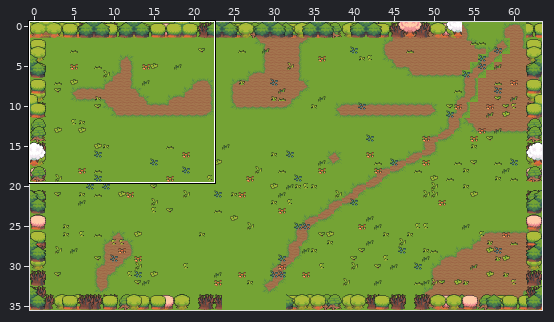
A Tiled map gets an edit: game/assets/resources/data/levels/chapter-2/room-14.tmx. Above: a wide view before the commit, with the close-up outlined.
Close-up. Old version:
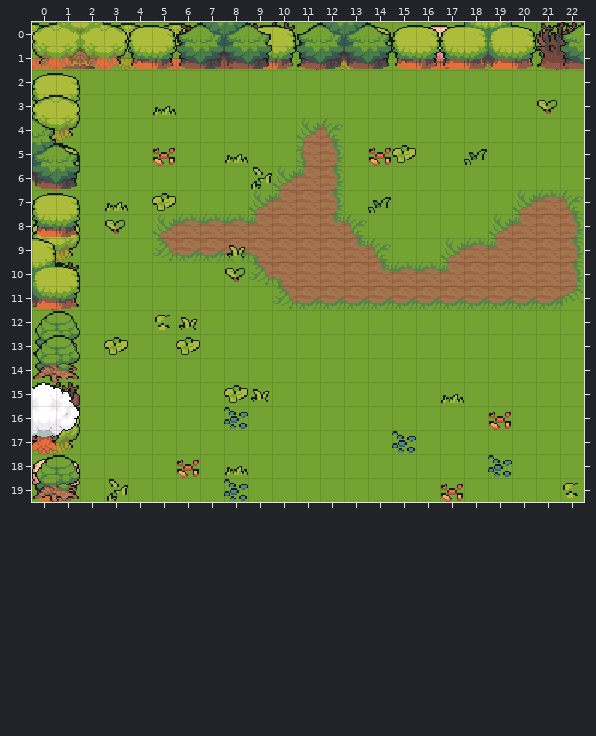
Cells are 16x16 px. Shown: x 0..22, y 0..19. The commit also changed other parts of the map, which this record leaves out.
Once edited:
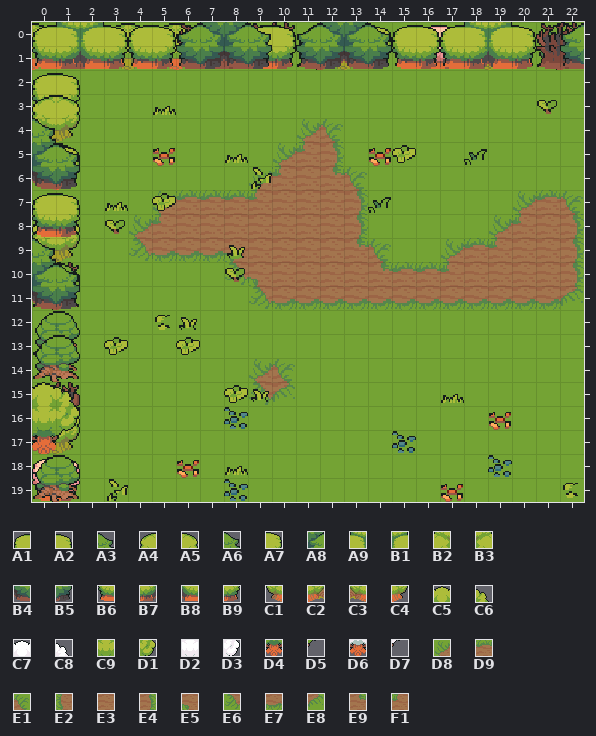
Key: from "nature": A1 0, A2 1, A3 3, A4 16, A5 17, A6 50, A7 54, A8 74, A9 77, B1 78, B2 89, B3 90, B4 98, B5 99, B6 100, B7 101, B8 102, B9 103, C1 112, C2 113, C3 114, C4 115, C5 436, C6 437, C7 439, C8 440, C9 460, D1 461, D2 463, D3 464, D4 484, D5 485, D6 487, D7 488; from "tilefloor": D8 165, D9 166, E1 167, E2 187, E3 188, E4 189, E5 193, E6 209, E7 210, E8 211, E9 214, F1 215.
__ is an empty cell, .. an unchanged one.
Difference:
--- layer "ground"
@@ x 4..13 @@
- 5 .. .. .. .. .. .. __ E2 .. ..
- 6 .. .. .. .. .. __ D8 F1 E4 __
- 7 .. __ __ __ __ D8 F1 .. E4 __
- 8 __ D8 D9 D9 D9 F1 .. .. E9 E1
- 9 __ E6 .. .. E7 E5 .. .. .. ..
-10 .. .. .. .. __ E6 E5 .. .. ..
-11 .. .. .. .. .. __ E6 .. .. ..
+ 5 .. .. .. .. .. .. D8 F1 .. ..
+ 6 .. .. .. .. .. D8 F1 E3 E9 E1
+ 7 .. D8 D9 D9 D9 F1 E3 .. E3 E4
+ 8 D8 F1 E3 E3 E3 E3 .. .. E3 E4
+ 9 E6 E7 .. .. E5 E3 .. .. .. ..
+10 .. .. .. .. E6 E5 E3 .. .. ..
+11 .. .. .. .. .. E6 E7 .. .. ..
@@ x 9..10 @@
-14 __ __
-15 __ __
+14 D8 E1
+15 E6 E8
--- layer "border-front"
@@ x 0..3 @@
- 0 A4 B2 B3 A5
- 1 C1 C2 C3 C4
+ 0 A1 A9 B1 A2
+ 1 B6 B7 B8 B9
@@ x 0..1 @@
- 9 A7 ..
-10 B1 A2
-11 B8 B9
+ 9 A6 ..
+10 A8 A3
+11 B4 B5
@@ x 0..1 @@
-15 C7 C8
-16 D2 D3
-17 D6 D7
+15 C5 C6
+16 C9 D1
+17 D4 D5
Pixel boxes of the changes (left, top, right, bottom) in both close-ups:
changed: (32, 22, 128, 70)
changed: (129, 143, 368, 310)
changed: (32, 238, 79, 309)
added: (249, 359, 295, 405)
changed: (32, 383, 79, 437)
